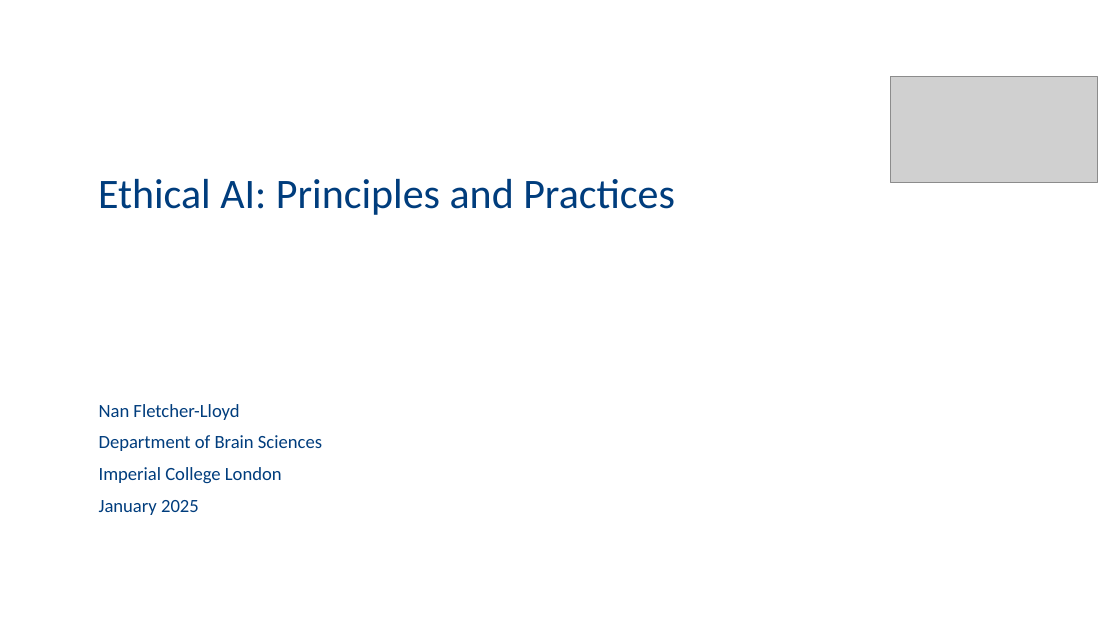
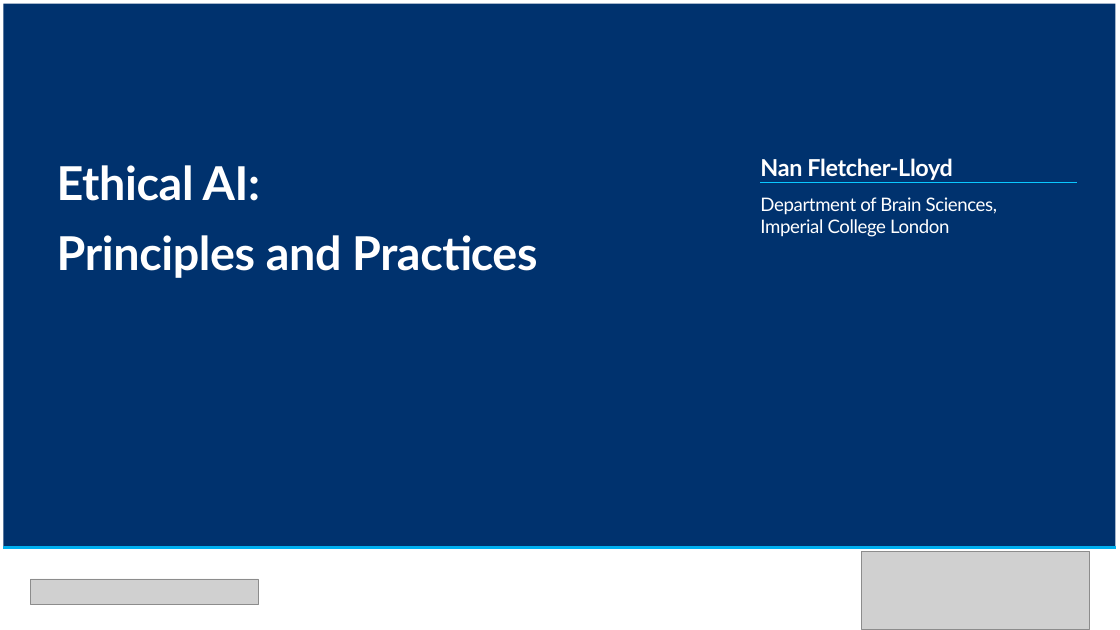
Before and after one commit to ML4NS/ml4ns.github.io, a slide deck: slide 1 of slides/Ethical AI - Principles and Practices/Ethical AI - Principles and Practices.pptx. Drawn at 1120x630 pixels with LibreOffice and Linux fonts; fonts in the diff are those of the drawing; grey boxes stand for pictures; background and template pictures are left out. Boxes give left, top, right and bottom in pixels: in the first picture for what was removed or moved away, otherwise in the second. Text is boxed around its words. In the diff, an @@ line names an element or a change of style, - is before the commit and + after.

```diff
--- a/slides/Ethical AI - Principles and Practices/Ethical AI - Principles and Practices.pptx
+++ b/slides/Ethical AI - Principles and Practices/Ethical AI - Principles and Practices.pptx
@@ rectangle added at (x1=3, y1=3, x2=1116, y2=548), fill #00326E @@
@@ text at (x1=57, y1=165, x2=537, y2=278): text changed; size 36 to 40 pt; font Calibri to Lato; text colour #003D7D to #FFFFFF; bold on @@
-Ethical AI: Principles and Practices
+Ethical AI:
+Principles and Practices
@@ text added at (x1=760, y1=158, x2=952, y2=180), 20 pt, text #FFFFFF, bold @@
+Nan Fletcher-Lloyd
@@ text at (x1=760, y1=197, x2=998, y2=215): text changed; font Calibri to Lato; text colour #003D7D to #FFFFFF @@
-Nan Fletcher-Lloyd
-Department of Brain Sciences
+Department of Brain Sciences,
@@ text "Department of Brain Sciences," moved from (x1=99, y1=404, x2=322, y2=515) to (x1=760, y1=197, x2=998, y2=237) @@
@@ line added from (760, 182) to (1077, 182), #0AC8FF 1 pt @@
@@ text at (x1=760, y1=219, x2=949, y2=237): font Calibri to Lato, text colour #003D7D to #FFFFFF, letter spacing 0 to -0.3 pt in "Imperial College London"; less space between paragraphs @@
@@ text at (x1=99, y1=500, x2=199, y2=515): paragraph removed @@
-January 2025
@@ line added from (3, 548) to (1116, 548), #00B0F0 3 pt @@
@@ rectangle added at (x1=334, y1=557, x2=1120, y2=623), fill #FFFFFF @@
@@ picture resized from (x1=891, y1=77, x2=1097, y2=182) to (x1=862, y1=551, x2=1090, y2=629) @@
@@ picture added at (x1=30, y1=579, x2=258, y2=604) @@
```
Also in this commit, not shown: 16 other slides changed, 2 slides added, 1 slide removed.
